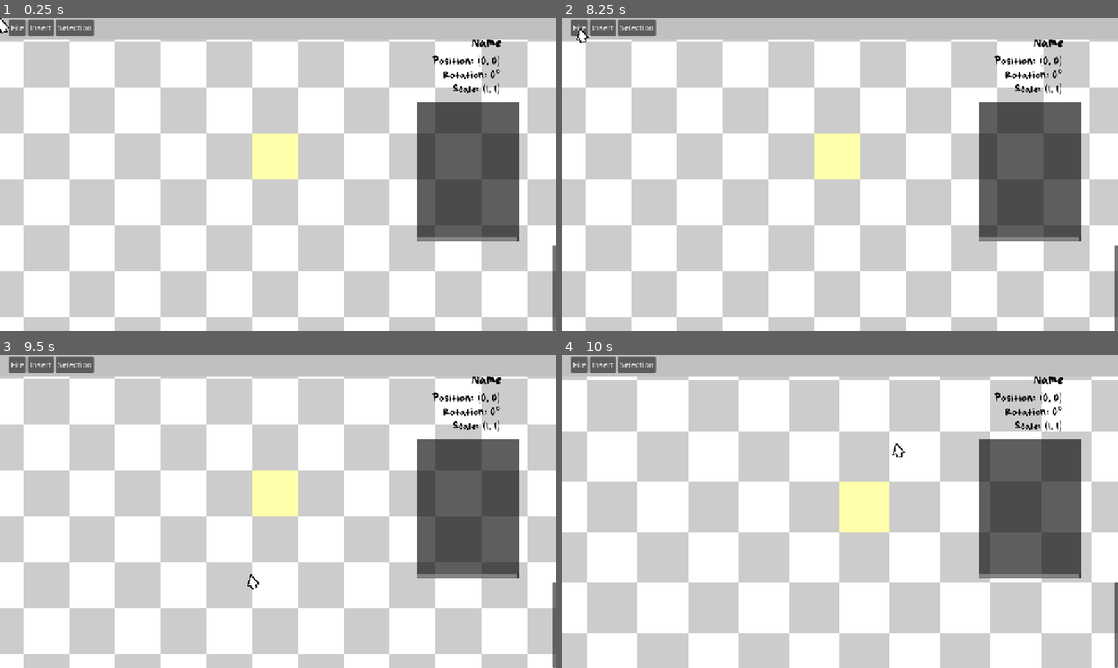
Above: before the commit, frames 1-4 (two rows, left to right).
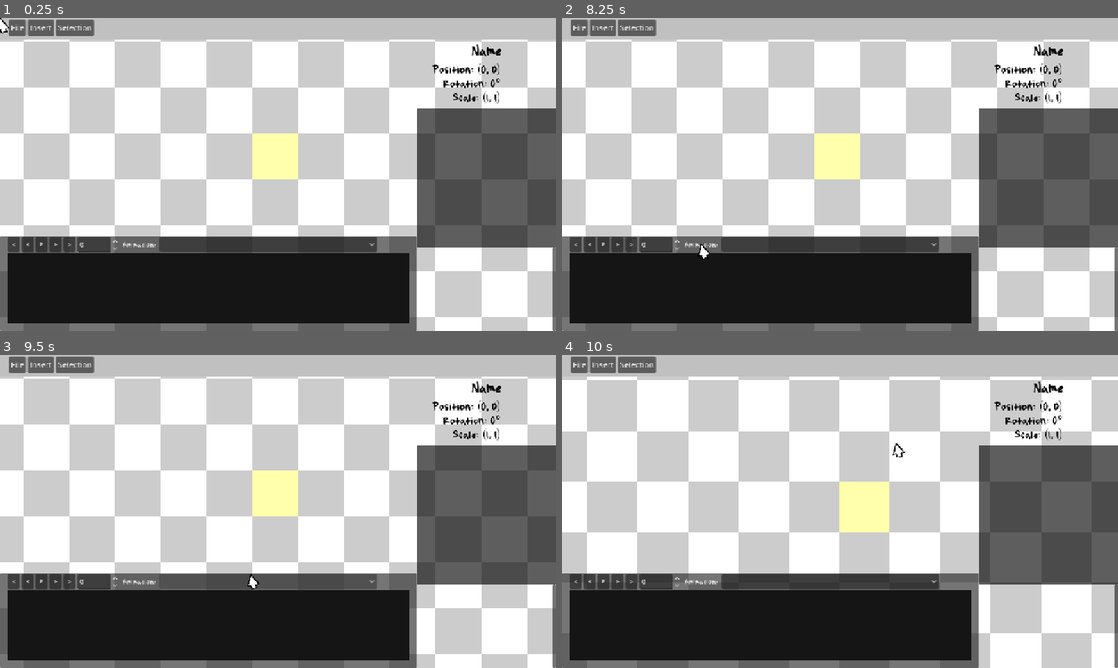
Above: after the commit, the same moments.

Repository: IAmNotSJ/PVZ
Game: Godot game, scene res://scene_manager/scene_manager.tscn
Same seed, same stepped clock (60 frames per second), same inputs: the game is played once before the commit and once after it.
Inputs (mouse positions are in pixels of both pictures, inside the frame that each line leads up to):
- Up to frame 1 (0.25 s): no input
- Up to frame 2 (8.25 s): click (573, 243) at 0.5 s, where only the run after the commit has a clickable "≤"; click (589, 243) at 1.25 s, where only the run after the commit has a clickable "<"; click (600, 243) at 2 s, where only the run after the commit has a clickable "P"; click (617, 243) at 2.75 s, where only the run after the commit has a clickable ">"; click (628, 243) at 3.5 s, where only the run after the commit has a clickable "≥"; click (701, 243) at 4.25 s, where only the run after the commit has a clickable "Animation:"; click (828, 243) at 5.02 s; click "File" at 5.75 s; click "Insert" at 6.5 s; click "Selection" at 7.25 s; tap Enter (ui_accept) at 8 s; move the mouse to (962, 158) at 8.02 s; press the mouse at (962, 158) at 8.03 s; hold D (right) from 8.03 s (still down)
- Up to frame 3 (9.5 s): tap Enter (ui_accept) at 8.27, 8.75 s; release D (right) at 8.75 s; release the mouse at (400, 495) at 8.75 s; drag from (166, 527) to (250, 574) at 8.77 s
- Up to frame 4 (10 s): tap Enter (ui_accept) at 9.5 s; move the mouse to (895, 442) at 9.52 s; hold D (right) from 9.53 s (still down); hold Mouse wheel up (scroll_up) from 9.53 s (still down); click (895, 442) at 9.67 s

The runs differ from the first frame. In frame 1, 27% of the frame differs, in the area x 0-100%, y 6-100%; in frame 2, 27%, in the area x 0-100%, y 3-100%; in frame 3, 27%; in frame 4, 27%.
Error after the commit: Invalid access to property or key 'id' on a base object of type 'PopupMenu'. (res://debug/animation_tester/timeline/timeline.gd:15)

Commit message:
EDITOR ALMOST DONE JUST NEED ANIMATIONS

Diff:
--- a/debug/animation_tester/animation_tester.gd
+++ b/debug/animation_tester/animation_tester.gd
@@ -7,6 +7,7 @@
 @onready var add_image_dialogue = %AddImageDialog
 @onready var sprite_container = %SpriteContainer
 @onready var layer_container = %LayerContainer
+@onready var inspector = %Inspector
 @onready var overview = %Overview
 @onready var camera = %Camera
 @onready var history = $History
@@ -53,6 +54,7 @@
 	camera.zoom = lerp(camera.zoom, Util.vector2s(final_zoom), ZOOM_SPEED * delta)
 
 func _on_gui_focus_changed(control):
+	var new_selection = true
 	if focused_sprite != control:
 		if control is DraggableAddon:
 			focused_sprite = control.parent
@@ -60,9 +62,12 @@
 			return
 		else:
 			focused_sprite = null
+	else:
+		new_selection = false
 	if focused_sprite != null:
 		update_selection(focused_sprite)
-		selection_changed.emit(control)
+		if new_selection:
+			selection_changed.emit(control)
 	else:
 		overview.visible = false
 
@@ -74,6 +79,8 @@
 	overview.get_node("Name").text = path_array[path_array.size() - 1]
 	overview.get_node("Descriptions").text = "Position: " + str(reference.position) + "\nRotation: " + str(reference.rotation_degrees) + "°\nScale: " + str(reference.scale)
 
+	inspector.update_values()
+
 func deselect() -> void:
 	get_viewport().gui_release_focus()
 	focused_sprite = null
--- a/debug/animation_tester/animation_tester.tscn
+++ b/debug/animation_tester/animation_tester.tscn
@@ -8,6 +8,8 @@
 [ext_resource type="Script" uid="uid://cc0vovi1bh6pb" path="res://debug/animation_tester/history.gd" id="5_afno0"]
 [ext_resource type="PackedScene" uid="uid://dhxw6s3q3iut4" path="res://debug/animation_tester/toolbar/toolbar.tscn" id="6_4fikq"]
 [ext_resource type="PackedScene" uid="uid://coqdor6o4ec8o" path="res://debug/animation_tester/inspector/inspector.tscn" id="6_mf01o"]
+[ext_resource type="PackedScene" uid="uid://bs8fw55lobn6e" path="res://debug/animation_tester/timeline/timeline.tscn" id="8_14ts1"]
+[ext_resource type="PackedScene" uid="uid://b7628oeefw60q" path="res://debug/animation_tester/misc/texture_atlas_converter.tscn" id="10_kjhqh"]
 
 [node name="Animation Tester" type="Node2D"]
 script = ExtResource("1_6ufs8")
@@ -71,8 +73,8 @@
 
 [node name="ScrollContainer" type="ScrollContainer" parent="UI_LAYER/UI"]
 layout_mode = 0
-offset_left = 834.0
-offset_top = 469.0
+offset_left = 851.0
+offset_top = 474.0
 offset_right = 1152.0
 offset_bottom = 648.0
 vertical_scroll_mode = 2
@@ -90,9 +92,9 @@
 unique_name_in_owner = true
 anchors_preset = 0
 offset_left = 566.0
-offset_top = 25.0
+offset_top = 43.0
 offset_right = 1152.0
-offset_bottom = 221.0
+offset_bottom = 239.0
 mouse_filter = 2
 
 [node name="Preview" type="TextureRect" parent="UI_LAYER/UI/Overview"]
@@ -155,17 +157,32 @@
 focus_mode = 0
 
 [node name="Inspector" parent="UI_LAYER/UI" instance=ExtResource("6_mf01o")]
+unique_name_in_owner = true
 layout_mode = 0
 offset_left = 863.0
-offset_top = 174.0
-offset_right = 1075.0
-offset_bottom = 461.0
+offset_top = 187.0
+offset_right = 1154.0
+offset_bottom = 474.0
 
 [node name="Top" parent="UI_LAYER/UI" instance=ExtResource("6_4fikq")]
 layout_mode = 0
 
+[node name="Control" parent="UI_LAYER/UI" instance=ExtResource("8_14ts1")]
+layout_mode = 0
+anchors_preset = 0
+anchor_top = 0.0
+anchor_bottom = 0.0
+offset_top = 451.0
+offset_bottom = 648.0
+grow_horizontal = 1
+grow_vertical = 1
+
 [node name="History" type="Node" parent="."]
 script = ExtResource("5_afno0")
 
+[node name="Misc" type="Node" parent="."]
+
+[node name="TextureAtlasConverter" parent="Misc" instance=ExtResource("10_kjhqh")]
+
 [connection signal="file_selected" from="Dialogs/LoadSpriteDialog" to="." method="_on_load_sprite_dialog_file_selected"]
 [connection signal="files_selected" from="Dialogs/AddImageDialog" to="." method="_on_add_image_dialog_files_selected"]
--- a/debug/animation_tester/inspector/categories/category.gd
+++ b/debug/animation_tester/inspector/categories/category.gd
@@ -15,7 +15,9 @@
 const variable_types:Dictionary = {
 	"bool" : preload("res://debug/animation_tester/inspector/variable/types/bool/bool.tscn"),
 	"int" : preload("res://debug/animation_tester/inspector/variable/types/int/int.tscn"),
+	"float" : preload("res://debug/animation_tester/inspector/variable/types/float/float.tscn"),
 	"String" : preload("res://debug/animation_tester/inspector/variable/types/string/string.tscn"),
+	"Color" : preload("res://debug/animation_tester/inspector/variable/types/color/color.tscn"),
 	"Vector2" : preload("res://debug/animation_tester/inspector/variable/types/vector2/vector2.tscn")
 }
 
@@ -37,13 +39,16 @@
 				setter = return_instanced_variable_type("int")
 				setter.value = reference.get(variable)
 			elif reference.get(variable) is float:
-				setter = return_instanced_variable_type("int")
+				setter = return_instanced_variable_type("float")
 				setter.value = reference.get(variable)
 			elif reference.get(variable) is String:
 				setter = return_instanced_variable_type("String")
 				setter.text = reference.get(variable)
 			elif reference.get(variable) is Vector2:
 				setter = return_instanced_variable_type("Vector2")
+				setter.value = reference.get(variable)
+			elif reference.get(variable) is Color:
+				setter = return_instanced_variable_type("Color")
 				setter.value = reference.get(variable)
 
 			if setter != null:
@@ -68,3 +73,7 @@
 	for child in children.get_children():
 		min_size += child.size.y
 	children.custom_minimum_size.y = min_size
+
+func update_variables():
+	for variable in children.get_children():
+		variable.setter.value = variable.reference.get(variable.variable_name)
--- a/debug/animation_tester/inspector/categories/category.tscn
+++ b/debug/animation_tester/inspector/categories/category.tscn
@@ -27,9 +27,9 @@
 
 [node name="button" type="Button" parent="."]
 unique_name_in_owner = true
-custom_minimum_size = Vector2(215, 27)
+custom_minimum_size = Vector2(210, 27)
 layout_mode = 2
-offset_right = 215.0
+offset_right = 210.0
 offset_bottom = 27.0
 focus_mode = 0
 theme_override_fonts/font = ExtResource("1_pkt6r")
--- a/debug/animation_tester/inspector/inspector.gd
+++ b/debug/animation_tester/inspector/inspector.gd
@@ -10,7 +10,7 @@
 	},
 	"Sprite2D" : {
 		"Offset" : ["offset", "flip_h", "flip_v"],
-		"Animation" : ["h_frames", "v_frames", "frame"]
+		"Animation" : ["hframes", "vframes", "frame"]
 	}
 }
 const CATEGORY_SCENE = preload("res://debug/animation_tester/inspector/categories/category.tscn")
@@ -24,7 +24,6 @@
 		animation_tester.selection_cleared.connect(clear)
 
 func _on_selection_changed(new_selection):
-	print(new_selection)
 	clear()
 	for daClass in NODE_PROPERTIES.keys():
 		for category in NODE_PROPERTIES[daClass].keys():
@@ -38,3 +37,7 @@
 	print('clearing inspector')
 	for child in container.get_children():
 		child.queue_free()
+
+func update_values():
+	for category in container.get_children():
+		category.update_variables()
--- a/debug/animation_tester/inspector/inspector.tscn
+++ b/debug/animation_tester/inspector/inspector.tscn
@@ -6,9 +6,10 @@
 bg_color = Color(0, 0, 0, 0.631373)
 
 [node name="Inspector" type="ScrollContainer"]
-offset_right = 219.0
+offset_right = 246.0
 offset_bottom = 287.0
 theme_override_styles/panel = SubResource("StyleBoxFlat_hcd3l")
+horizontal_scroll_mode = 0
 script = ExtResource("1_hcd3l")
 
 [node name="container" type="VBoxContainer" parent="."]
--- a/debug/animation_tester/inspector/variable/types/bool/bool.gd
+++ b/debug/animation_tester/inspector/variable/types/bool/bool.gd
@@ -2,7 +2,11 @@
 
 signal new_value(value)
 
-
+@onready var value :
+	set(val):
+		button_pressed = val
+	get():
+		return button_pressed
 
 func _on_pressed() -> void:
 	new_value.emit(button_pressed)
--- /dev/null
+++ b/debug/animation_tester/inspector/variable/types/color/color.gd
@@ -0,0 +1,20 @@
+extends ColorPickerButton
+
+signal new_value(val)
+
+@onready var value :
+	set(val):
+		color = val
+	get():
+		return color
+
+func _on_color_changed(daColor: Color) -> void:
+	new_value.emit(daColor)
+
+
+
+func _on_toggled(toggled_on: bool) -> void:
+	if toggled_on:
+			global.mouse.use_system_mouse()
+	else:
+		global.mouse.use_custom_mouse()
--- /dev/null
+++ b/debug/animation_tester/inspector/variable/types/color/color.tscn
@@ -0,0 +1,14 @@
+[gd_scene load_steps=2 format=3 uid="uid://cl0ooafmq6sud"]
+
+[ext_resource type="Script" uid="uid://h21tr0e51pve" path="res://debug/animation_tester/inspector/variable/types/color/color.gd" id="1_m8423"]
+
+[node name="ColorPickerButton" type="ColorPickerButton"]
+custom_minimum_size = Vector2(87, 34)
+offset_right = 8.0
+offset_bottom = 8.0
+focus_mode = 0
+color = Color(1, 1, 1, 1)
+script = ExtResource("1_m8423")
+
+[connection signal="color_changed" from="." to="." method="_on_color_changed"]
+[connection signal="toggled" from="." to="." method="_on_toggled"]
--- /dev/null
+++ b/debug/animation_tester/inspector/variable/types/float/float.gd
@@ -0,0 +1,8 @@
+extends SpinBox
+
+signal new_value(val)
+
+const RATIO_INSTANCES = ["scale"]
+
+func _on_value_changed(val: float) -> void:
+	new_value.emit(val)
--- /dev/null
+++ b/debug/animation_tester/inspector/variable/types/float/float.tscn
@@ -0,0 +1,16 @@
+[gd_scene load_steps=2 format=3 uid="uid://bvrl0d88qbe61"]
+
+[ext_resource type="Script" uid="uid://dnj4xuev32tkd" path="res://debug/animation_tester/inspector/variable/types/float/float.gd" id="1_ufbsl"]
+
+[node name="float" type="SpinBox"]
+custom_minimum_size = Vector2(87, 34)
+offset_right = 86.5625
+offset_bottom = 31.0
+min_value = -10000.0
+max_value = 10000.0
+step = 0.001
+update_on_text_changed = true
+custom_arrow_step = 1.0
+script = ExtResource("1_ufbsl")
+
+[connection signal="value_changed" from="." to="." method="_on_value_changed"]
--- a/debug/animation_tester/inspector/variable/types/int/int.tscn
+++ b/debug/animation_tester/inspector/variable/types/int/int.tscn
@@ -6,9 +6,8 @@
 custom_minimum_size = Vector2(87, 34)
 offset_right = 86.5625
 offset_bottom = 31.0
-min_value = -1e+14
-max_value = 1e+14
-step = 0.001
+min_value = -10000.0
+max_value = 10000.0
 script = ExtResource("1_no0jj")
 
 [connection signal="value_changed" from="." to="." method="_on_value_changed"]
--- a/debug/animation_tester/inspector/variable/types/string/string.gd
+++ b/debug/animation_tester/inspector/variable/types/string/string.gd
@@ -1,4 +1,10 @@
 extends LineEdit
+
+@onready var value :
+	set(val):
+		text = val
+	get():
+		return text
 
 signal new_value(value)
 
--- a/debug/animation_tester/inspector/variable/types/vector2/vector2.tscn
+++ b/debug/animation_tester/inspector/variable/types/vector2/vector2.tscn
@@ -16,6 +16,8 @@
 offset_bottom = 31.0
 min_value = -1e+06
 max_value = 1e+07
+step = 0.001
+custom_arrow_step = 0.1
 
 [node name="y" type="SpinBox" parent="."]
 layout_mode = 0
@@ -24,3 +26,5 @@
 offset_bottom = 64.0
 min_value = -1e+07
 max_value = 1e+07
+step = 0.001
+custom_arrow_step = 0.1
--- a/debug/animation_tester/inspector/variable/variable.gd
+++ b/debug/animation_tester/inspector/variable/variable.gd
@@ -1,5 +1,6 @@
 extends Control
 
+@onready var animation_tester = find_parent("Animation Tester")
 @onready var reference
 var variable_name :
 	set(value):
@@ -17,6 +18,7 @@
 	setter = new_setter
 	new_setter.position = Vector2(size.x - new_setter.size.x - 15, 0)
 	new_setter.new_value.connect(_on_setter_value_changed)
+	animation_tester.update_selection(reference)
 
 func redo_size():
 	var setters = get_children()
@@ -30,4 +32,4 @@
 func _on_setter_value_changed(new_value):
 	if variable_name in reference:
 		reference.set(variable_name, new_value)
-		print(reference)
+		setter.value = reference.get(variable_name)
--- a/debug/animation_tester/inspector/variable/variable.tscn
+++ b/debug/animation_tester/inspector/variable/variable.tscn
@@ -14,7 +14,10 @@
 [node name="label" type="Label" parent="."]
 custom_minimum_size = Vector2(84, 23)
 layout_mode = 0
+offset_left = 5.0
 offset_right = 106.0
 offset_bottom = 23.0
 theme_override_fonts/font = ExtResource("1_hru2j")
 text = "variable name"
+vertical_alignment = 1
+text_overrun_behavior = 3
--- a/debug/animation_tester/layers/ui/ui.tscn
+++ b/debug/animation_tester/layers/ui/ui.tscn
@@ -5,7 +5,7 @@
 [node name="UI" type="Control"]
 layout_mode = 3
 anchors_preset = 0
-offset_right = 40.0
+offset_right = 268.0
 offset_bottom = 40.0
 script = ExtResource("1_j31j6")
 
--- /dev/null
+++ b/debug/animation_tester/misc/texture_atlas_converter.gd
@@ -0,0 +1,88 @@
+extends Node
+
+# # # # # # # # # # # # # # # # # # # # # # # # # # # # # # # # # # # # # # # # # # # # #
+# THIS IS BASED OFF OF THIS PLUGIN FOR GODOT; I JUST KINDA MODIFIED IT TO FIT IN HERE   #
+#                              ORIGINALLY MADE BY KAUTARUMA                             #
+#                    https://github.com/KAUTARUMA/godot-texture-atlas                   #
+# # # # # # # # # # # # # # # # # # # # # # # # # # # # # # # # # # # # # # # # # # # # #
+
+const NAMES = {
+	"ANIMATION": "AN",
+	"SYMBOL_DICTIONARY": "SD",
+	"TIMELINE": "TL",
+	"LAYERS": "L",
+	"Frames": "FR",
+	"Symbols": "S",
+	"name": "N",
+	"SYMBOL_name": "SN",
+	"elements": "E",
+	"Layer_name": "LN",
+	"index": "I",
+	"duration": "DU",
+	"ATLAS_SPRITE_instance": "ASI",
+	"Instance_Name": "IN",
+	"symbolType": "ST",
+	"movieclip": "MC",
+	"graphic": "G",
+	"firstFrame": "FF",
+	"loop": "LP",
+	"Matrix3D": "M3D",
+	"metadata": "MD",
+	"framerate": "FRT"
+}
+
+
+
+func _ready():
+	var anim_json = load("res://debug/animation_tester/misc/texture_atlas_converter/test/happy/Animation.json")
+	var spritemap_json = load("res://debug/animation_tester/misc/texture_atlas_converter/test/happy/spritemap1.json")
+	#print(anim_json.data)
+	#print(spritemap_json.data)
+	_load_atlas(anim_json, spritemap_json)
+
+func _load_atlas(anim_json:JSON, spritemap_json:JSON):
+
+	var symbols:Dictionary[String, Array] = {}
+	var rects:Dictionary[String, Rect2i] = {}
+	var frames:Dictionary[String, Dictionary] = {}
+
+	var is_optimized:bool = false
+
+	var sprites = []
+	for sprite in spritemap_json.data["ATLAS"]["SPRITES"]:
+		var sprite_info = sprite["SPRITE"]
+		rects[sprite_info["name"]] = Rect2i(
+			int(sprite_info["x"]),
+			int(sprite_info["y"]),
+			int(sprite_info["w"]),
+			int(sprite_info["h"])
+			)
+
+	if anim_json.data.has(NAMES["SYMBOL_DICTIONARY"]):
+		for symbol_data in anim_json.data[NAMES["SYMBOL_DICTIONARY"]][NAMES["Symbols"]]:
+			symbols[symbol_data[NAMES["SYMBOL_name"]]] = symbol_data[NAMES["TIMELINE"]][NAMES["LAYERS"]]
+			symbols[symbol_data[NAMES["SYMBOL_name"]]].reverse()
+
+	symbols["_top"] = anim_json.data[NAMES["ANIMATION"]][NAMES["TIMELINE"]][NAMES["LAYERS"]]
+	symbols["_top"].reverse()
+
+	for symbol in symbols.keys():
+		for layer in symbols[symbol]:
+			for frame in layer[NAMES["Frames"]]:
+				frames[symbol][NAMES["Frames"]]
+
+func m3d_to_transform2d(matrix, is_optimized) -> Transform2D:
+	var x_axis:Vector2
+	var y_axis:Vector2
+	var translation:Vector2
+
+	if is_optimized:
+		x_axis = Vector2(matrix[0], matrix[1])
+		y_axis = Vector2(matrix[4], matrix[5])
+		translation = Vector2(matrix[12], matrix[13])
+	else:
+		x_axis = Vector2(matrix["m00"], matrix["m01"])
+		y_axis = Vector2(matrix["m10"], matrix["m11"])
+		translation = Vector2(matrix["m30"], matrix["m31"])
+
+	return Transform2D(x_axis, y_axis, translation)
--- /dev/null
+++ b/debug/animation_tester/misc/texture_atlas_converter.tscn
@@ -0,0 +1,6 @@
+[gd_scene load_steps=2 format=3 uid="uid://b7628oeefw60q"]
+
+[ext_resource type="Script" uid="uid://hbhm2jurqsol" path="res://debug/animation_tester/misc/texture_atlas_converter.gd" id="1_ojblu"]
+
+[node name="TextureAtlasConverter" type="Node"]
+script = ExtResource("1_ojblu")
--- /dev/null
+++ b/debug/animation_tester/misc/texture_atlas_converter/test/happy/Animation.json
@@ -0,0 +1,129 @@
+{
+"AN": {
+"N": "Untitled-1",
+"SN": "happy",
+"TL": {
+"L": [
+{
+"LN": "Layer_1",
+"FR": [
+{
+"I": 0,
+"DU": 1,
+"E": [
+{
+"ASI": {
+"N": "0000",
+"M3D": [
+1.0,
+0.0,
+0.0,
+0.0,
+0.0,
+1.0,
+0.0,
+0.0,
+0.0,
+0.0,
+1.0,
+0.0,
+0.0,
+0.0,
+0.0,
+1.0
+]
+}
+}
+]
+},
+{
+"I": 1,
+"DU": 1,
+"E": [
+{
+"SI": {
+"SN": "dumb",
+"IN": "",
+"ST": "G",
+"FF": 0,
+"LP": "LP",
+"TRP": {
+"x": 191.85,
+"y": 144.25
+},
+"M3D": [
+1.0,
+0.0,
+0.0,
+0.0,
+0.0,
+1.0,
+0.0,
+0.0,
+0.0,
+0.0,
+1.0,
+0.0,
+37.0,
+0.0,
+0.0,
+1.0
+]
+}
+}
+]
+}
+]
+}
+]
+}
+},
+"SD": {
+"S": [
+{
+"SN": "dumb",
+"TL": {
+"L": [
+{
+"LN": "Layer_2",
+"FR": [
+{
+"I": 0,
+"DU": 1,
+"E": [
+{
+"ASI": {
+"N": "0001",
+"M3D": [
+1.0,
+0.0,
+0.0,
+0.0,
+0.0,
+1.0,
+0.0,
+0.0,
+0.0,
+0.0,
+1.0,
+0.0,
+0.0,
+0.0,
+0.0,
+1.0
+]
+}
+}
+]
+}
+]
+}
+]
+}
+}
+]
+},
+"MD": {
+"FRT": 24.0
+}
+}
--- /dev/null
+++ b/debug/animation_tester/misc/texture_atlas_converter/test/happy/spritemap1.json
@@ -0,0 +1,13 @@
+{"ATLAS": {"SPRITES":[
+{"SPRITE" : {"name": "0000","x":44,"y":44,"w":384,"h":289,"rotated": false}},
+{"SPRITE" : {"name": "0001","x":44,"y":44,"w":384,"h":289,"rotated": false}}
+]},
+"meta": {
+"app": "Adobe Animate",
+"version": "22.0.8.217",
+"image": "spritemap1.png",
+"format": "RGBA8888",
+"size": {"w":472,"h":377},
+"resolution": "1"
+}
+}
--- /dev/null
+++ b/debug/animation_tester/timeline/timeline.gd
@@ -0,0 +1,37 @@
+extends Panel
+
+@onready var full_back = %full_back
+@onready var frame_back = %frame_back
+@onready var play = %play
+@onready var frame_forward = %frame_forward
+@onready var full_forward = %full_forward
+@onready var time = %time
+@onready var animation_button = %animation_button
+@onready var animation_list = %animation_list
+
+var animations = []
+
+func _ready():
+	animation_button.get_popup().id.connect(animation_buton_item_pressed)
+
+
+func _on_animation_list_toggled(toggled_on: bool) -> void:
+	animation_list.clear()
+
+	for animation in animations:
+		animation_list.get_popup().add_item(animation)
+
+	if toggled_on:
+		global.mouse.use_system_mouse()
+	else:
+		global.mouse.use_custom_mouse()
+
+
+func _on_animation_button_toggled(toggled_on: bool) -> void:
+	if toggled_on:
+		global.mouse.use_system_mouse()
+	else:
+		global.mouse.use_custom_mouse()
+
+func animation_buton_item_pressed(item_id:int):
+	pass
--- /dev/null
+++ b/debug/animation_tester/timeline/timeline.tscn
@@ -0,0 +1,139 @@
+[gd_scene load_steps=3 format=3 uid="uid://bs8fw55lobn6e"]
+
+[ext_resource type="FontFile" uid="uid://b0eimy42hqrtx" path="res://assets/fonts/Brianne_s_hand.ttf" id="1_e4bvu"]
+[ext_resource type="Script" uid="uid://caj01ershcmfp" path="res://debug/animation_tester/timeline/timeline.gd" id="1_eb3jm"]
+
+[node name="Timeline" type="Panel"]
+anchors_preset = -1
+anchor_top = 0.696
+anchor_bottom = 0.696
+offset_top = -0.00802612
+offset_right = 863.0
+offset_bottom = 196.992
+grow_horizontal = 2
+grow_vertical = 2
+script = ExtResource("1_eb3jm")
+
+[node name="ColorRect" type="ColorRect" parent="."]
+layout_mode = 1
+anchors_preset = -1
+anchor_left = 0.018
+anchor_top = 0.152
+anchor_right = 0.982
+anchor_bottom = 0.919
+offset_left = -0.534001
+offset_top = 5.056
+offset_right = 0.533936
+offset_bottom = -0.0429993
+color = Color(0.0820313, 0.0820313, 0.0820313, 1)
+
+[node name="Top Bar" type="Control" parent="."]
+layout_mode = 1
+anchor_left = 0.018
+anchor_right = 0.982
+anchor_bottom = 0.168
+offset_left = -0.398001
+offset_top = 2.0
+offset_right = 0.397949
+offset_bottom = -0.0960007
+
+[node name="full_back" type="Button" parent="Top Bar"]
+unique_name_in_owner = true
+custom_minimum_size = Vector2(25, 25)
+layout_mode = 2
+anchor_right = 0.03
+anchor_bottom = 1.0
+offset_right = 0.018158
+focus_mode = 0
+theme_override_font_sizes/font_size = 12
+text = "≤"
+
+[node name="frame_back" type="Button" parent="Top Bar"]
+unique_name_in_owner = true
+custom_minimum_size = Vector2(25, 25)
+layout_mode = 2
+anchor_left = 0.035
+anchor_right = 0.065
+anchor_bottom = 1.0
+offset_left = -0.145481
+offset_right = -0.127327
+focus_mode = 0
+theme_override_font_sizes/font_size = 12
+text = "<"
+
+[node name="play" type="Button" parent="Top Bar"]
+unique_name_in_owner = true
+custom_minimum_size = Vector2(25, 25)
+layout_mode = 2
+anchor_left = 0.07
+anchor_right = 0.1
+anchor_bottom = 1.0
+offset_left = -0.290962
+offset_right = -0.272804
+focus_mode = 0
+theme_override_font_sizes/font_size = 12
+text = "P"
+
+[node name="frame_forward" type="Button" parent="Top Bar"]
+unique_name_in_owner = true
+custom_minimum_size = Vector2(25, 25)
+layout_mode = 2
+anchor_left = 0.104
+anchor_right = 0.134
+anchor_bottom = 1.0
+offset_left = 0.396286
+offset_right = 0.414444
+focus_mode = 0
+theme_override_font_sizes/font_size = 12
+text = ">"
+
+[node name="full_forward" type="Button" parent="Top Bar"]
+unique_name_in_owner = true
+custom_minimum_size = Vector2(25, 25)
+layout_mode = 2
+anchor_left = 0.139
+anchor_right = 0.169
+anchor_bottom = 1.0
+offset_left = 0.250793
+offset_right = 0.268951
+focus_mode = 0
+theme_override_font_sizes/font_size = 12
+text = "≥"
+
+[node name="time" type="SpinBox" parent="Top Bar"]
+unique_name_in_owner = true
+layout_mode = 2
+anchor_left = 0.174
+anchor_right = 0.278
+anchor_bottom = 1.0
+offset_left = 0.105316
+offset_right = -0.498413
+
+[node name="animation_button" type="MenuButton" parent="Top Bar"]
+unique_name_in_owner = true
+layout_mode = 2
+anchor_left = 0.282
+anchor_right = 0.373
+anchor_bottom = 1.0
+offset_left = 0.170685
+offset_right = 0.392426
+theme_override_fonts/font = ExtResource("1_e4bvu")
+theme_override_font_sizes/font_size = 16
+text = "Animation:"
+item_count = 1
+popup/item_0/text = "Add Animation"
+popup/item_0/id = 0
+
+[node name="animation_list" type="OptionButton" parent="Top Bar"]
+unique_name_in_owner = true
+custom_minimum_size = Vector2(450, 0)
+layout_mode = 2
+anchor_left = 0.378
+anchor_right = 0.919
+anchor_bottom = 1.0
+offset_left = 0.22879
+offset_right = -0.2771
+focus_mode = 0
+
+[connection signal="toggled" from="Top Bar/animation_button" to="." method="_on_animation_button_toggled"]
+[connection signal="toggled" from="Top Bar/animation_list" to="." method="_on_animation_list_toggled"]
Not shown, added: addons/godot-texture-atlas-1ae0323a2001175913c3f0d24c1534ebe2d249d7/godot-texture-atlas-1ae0323a2001175913c3f0d24c1534ebe2d249d7/project.godot
Not shown, added: addons/godot_texture_atlas/atlas_sprite.gd
Not shown, added: addons/godot_texture_atlas/atlas_sprite.gd.uid
Not shown, added: addons/godot_texture_atlas/icon_atlas_sprite.svg
Not shown, added: addons/godot_texture_atlas/icon_atlas_sprite.svg.import
Not shown, removed: addons/kenny_spritesheet_importer/editor_plugin.gd
Not shown, removed: addons/kenny_spritesheet_importer/editor_plugin.gd.uid
Not shown, removed: addons/kenny_spritesheet_importer/import_plugin.gd
Not shown, removed: addons/kenny_spritesheet_importer/import_plugin.gd.uid
Not shown, removed: addons/kenny_spritesheet_importer/plugin.cfg
Not shown: 1 places in debug/animation_tester/animation_tester.tscn that only renumber resources
Not shown, added: debug/animation_tester/inspector/variable/types/color/color.gd.uid
(and 11 more such lines)
